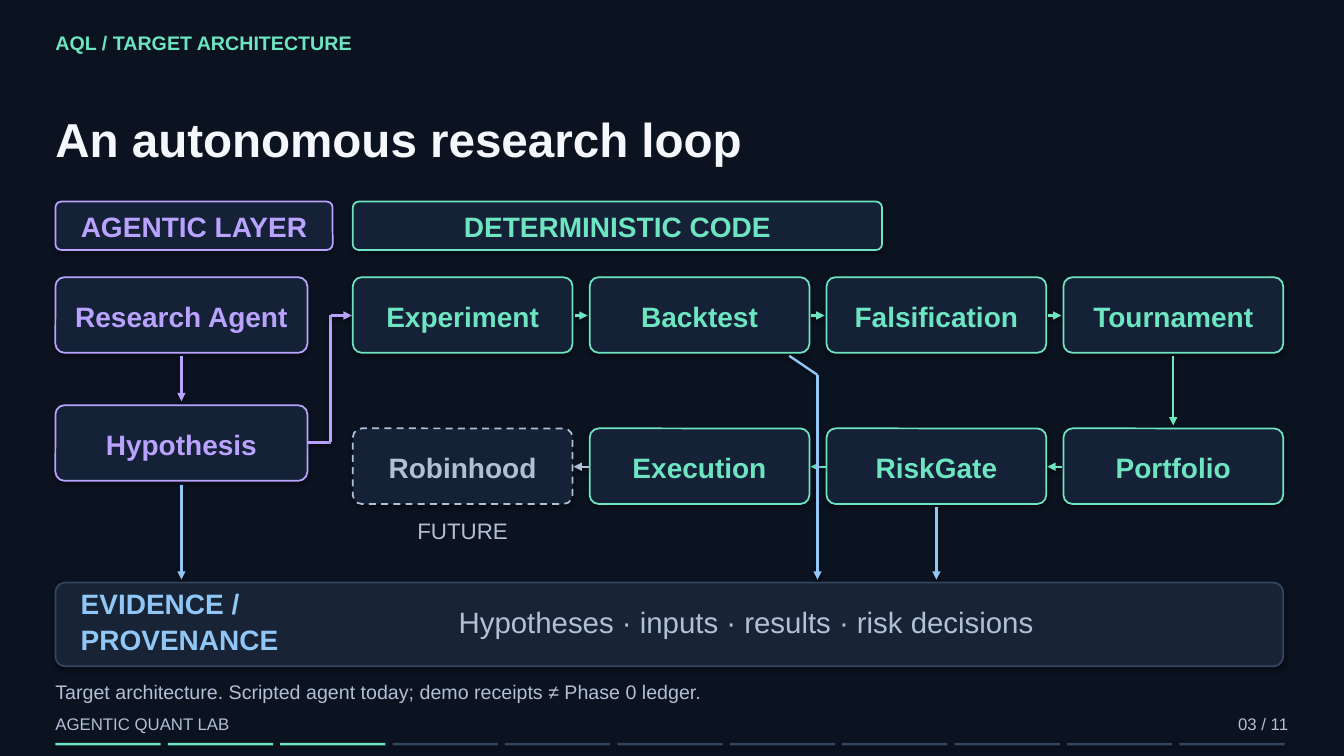
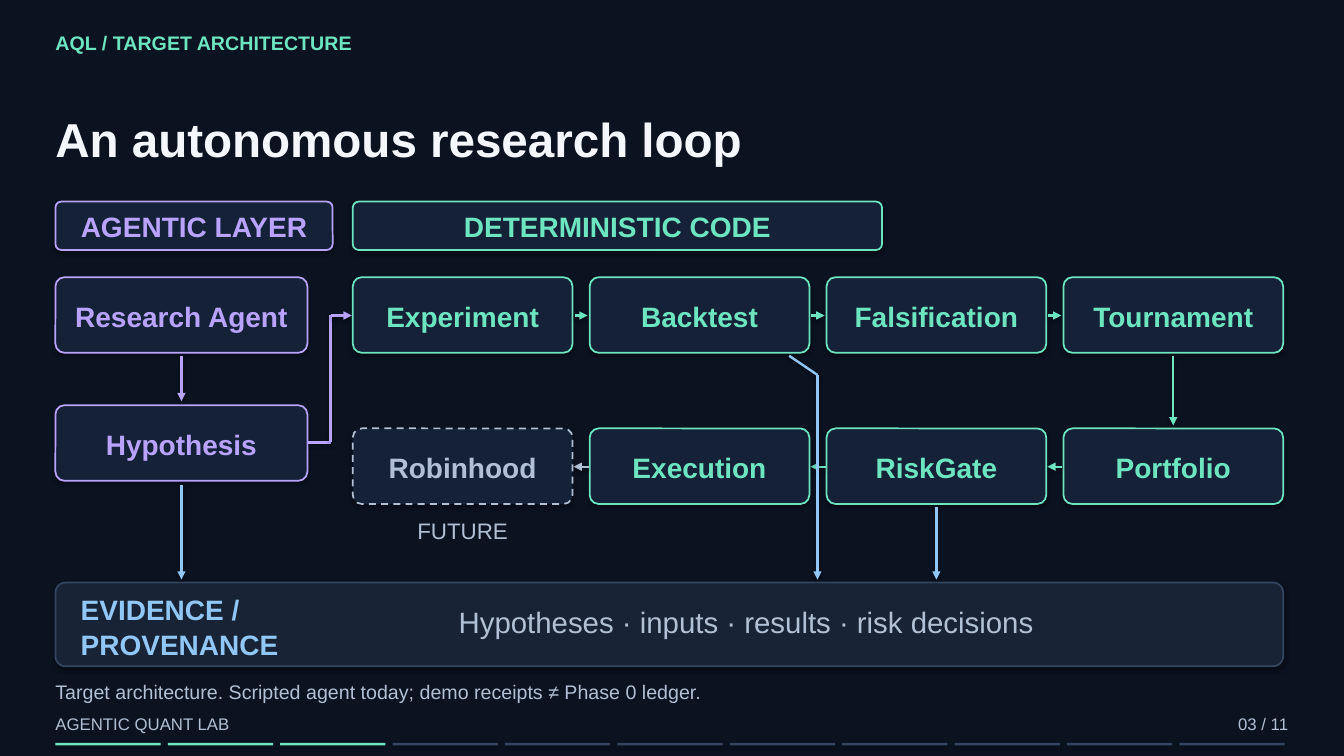
Before and after one commit to BruceGK/agentic-quant-lab, a slide deck: slide 3 of demo/Agentic-Quant-Lab-Demo.pptx. Drawn at 1344x756 pixels with LibreOffice and Linux fonts; fonts in the diff are those of the drawing. Boxes give left, top, right and bottom in pixels: in the first picture for what was removed or moved away, otherwise in the second. Text is boxed around its words. In the diff, an @@ line names an element or a change of style, - is before the commit and + after.

```diff
--- a/demo/Agentic-Quant-Lab-Demo.pptx
+++ b/demo/Agentic-Quant-Lab-Demo.pptx
@@ text "EVIDENCE / PROVENANCE": place and size @@
-text "EVIDENCE / PROVENANCE" at box(81, 594, 279, 651)
+text "EVIDENCE / PROVENANCE" at box(81, 600, 279, 656)
```
Also in this commit, not shown: 1 other slide changed, 16 other files.
